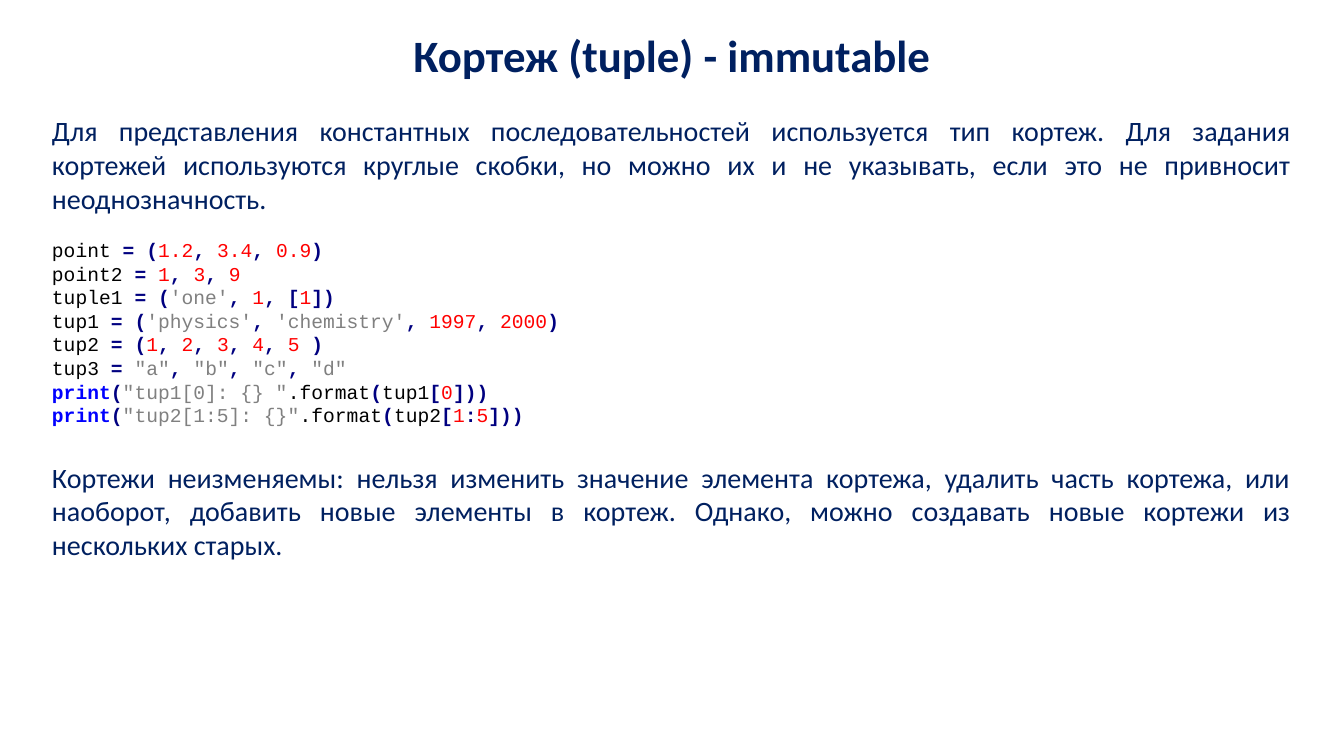
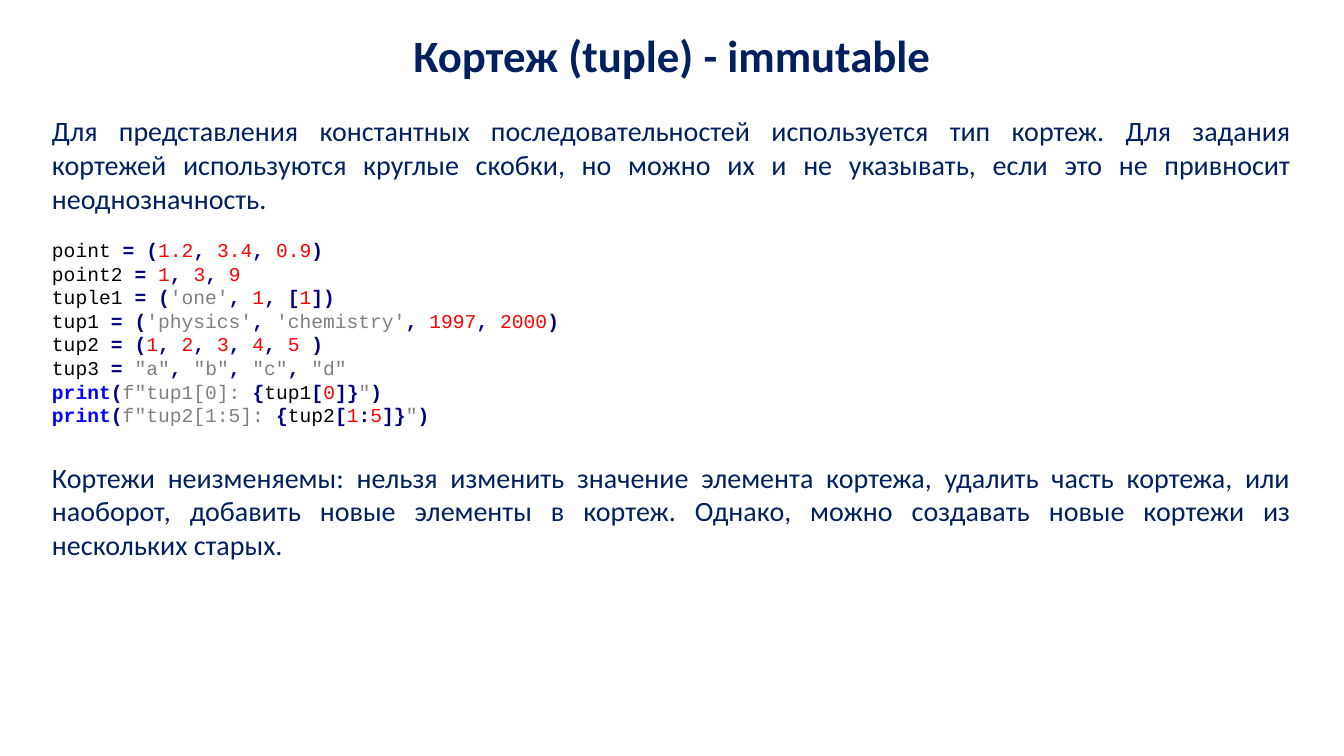
Before and after one commit to vamishnin/PythonCoursePro, a slide deck: slide 8 of Lectures/py_lec_4.pptx. Drawn at 1344x756 pixels with LibreOffice and Linux fonts; fonts in the diff are those of the drawing; background and template pictures are left out. Boxes give left, top, right and bottom in pixels: in the first picture for what was removed or moved away, otherwise in the second. Text is boxed around its words. In the diff, an @@ line names an element or a change of style, - is before the commit and + after.

```diff
--- a/Lectures/py_lec_4.pptx
+++ b/Lectures/py_lec_4.pptx
@@ text at (52, 385, 429, 426): text changed @@
-print("tup1[0]: {} ".format(tup1[0]))
-print("tup2[1:5]: {}".format(tup2[1:5]))
+print(f"tup1[0]: {tup1[0]}")
+print(f"tup2[1:5]: {tup2[1:5]}")
```
Also in this commit, not shown: 11 other slides changed, 7 other files.
